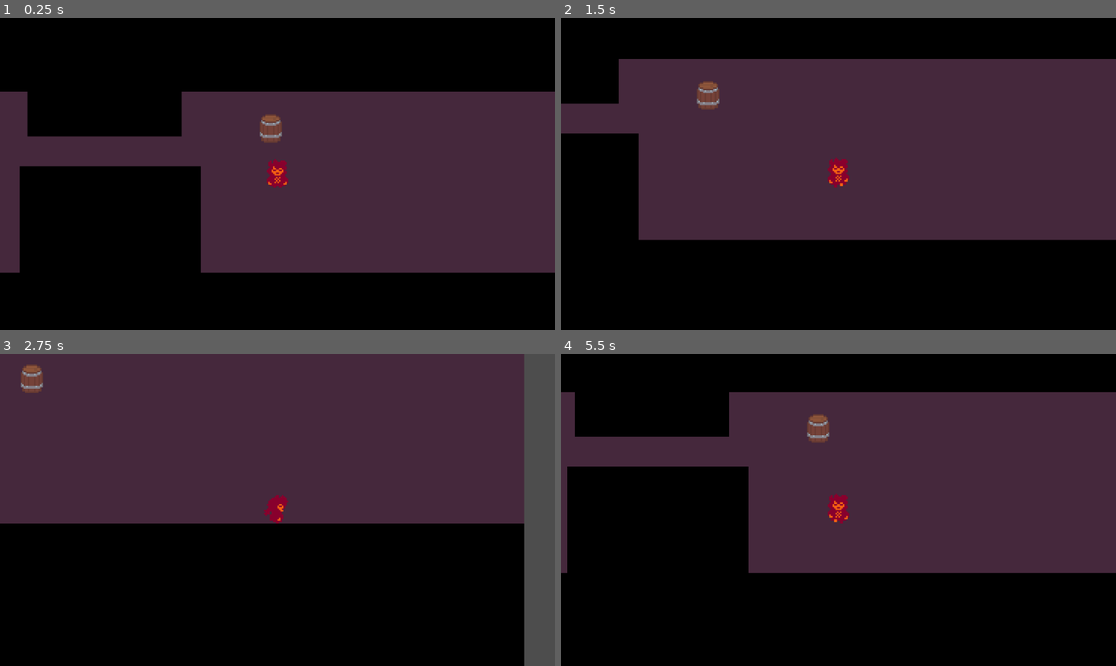
Above: before the commit, frames 1-4 (two rows, left to right).
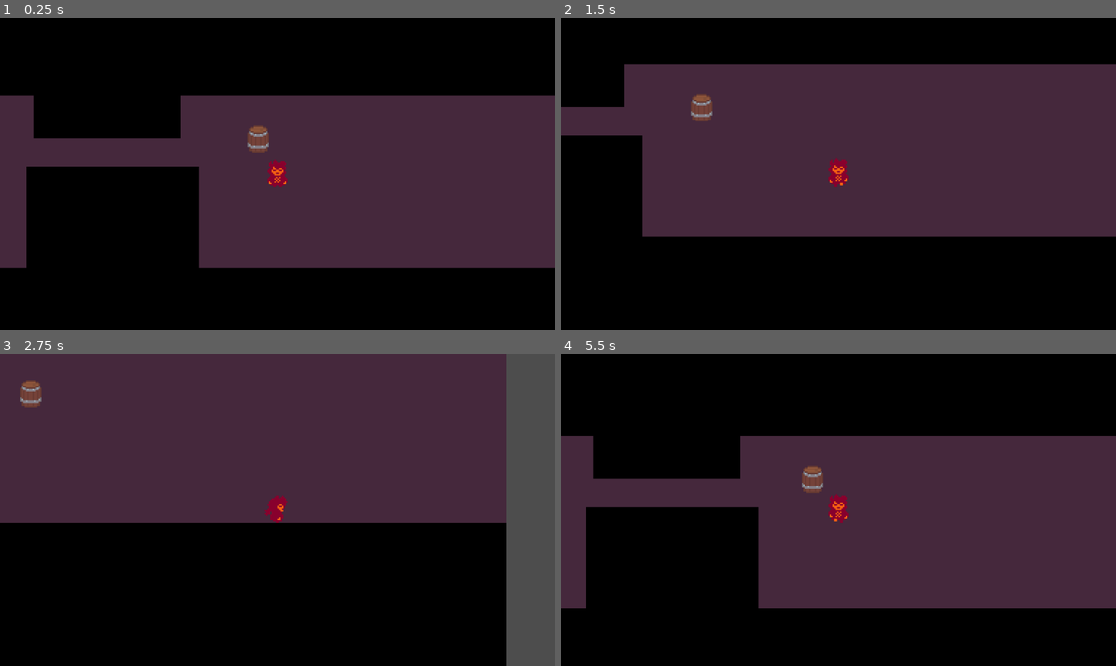
Above: after the commit, the same moments.

Repository: luckesi/elv3s-test
Game: Godot game, scene res://scenes/levels/game.tscn
The game is run twice, just before and just after one commit, with the same random seed, the same clock (stepped at 60 frames per second) and the same inputs. The project has no main scene, so this scene is started directly.
Inputs:
- Up to frame 1 (0.25 s): no input
- Up to frame 2 (1.5 s): tap Enter at 0.5 s; hold Right (ui_right) 0.53-1.28 s; hold Down (ui_down) from 1.28 s (still down)
- Up to frame 3 (2.75 s): release Down (ui_down) at 2.03 s; hold Right (ui_right) from 2.03 s (still down)
- Up to frame 4 (5.5 s): release Right (ui_right) at 2.78 s; hold Up (ui_up) 2.78-3.53 s; hold Left (ui_left) 3.53-5.03 s; hold Down (ui_down) from 5.03 s (still down)

The runs differ from the first frame. In frame 1, 3.5% of the frame differs, in the area x 0-100%, y 23-82%; in frame 2, 3.8%; in frame 3, 3.9%; in frame 4, 25%, in the area x 0-100%, y 12-82%.

Commit message:
feat: trying to push object by other ways

Diff:
--- a/project.godot
+++ b/project.godot
@@ -13,6 +13,14 @@
 config/name="elv3stest"
 config/features=PackedStringArray("4.5", "Forward Plus")
 config/icon="res://icon.svg"
+
+[autoload]
+
+MainCharacter="*res://scenes/characters/carrie.tscn"
+
+[global_group]
+
+pushables_objects=""
 
 [input]
 
--- a/scenes/characters/carrie.tscn
+++ b/scenes/characters/carrie.tscn
@@ -75,6 +75,7 @@
 [sub_resource type="Animation" id="Animation_xjybu"]
 resource_name = "walkBACK"
 length = 0.8
+loop_mode = 1
 step = 0.1
 tracks/0/type = "value"
 tracks/0/imported = false
@@ -139,6 +140,9 @@
 [sub_resource type="RectangleShape2D" id="RectangleShape2D_t2cx1"]
 size = Vector2(12, 15)
 
+[sub_resource type="RectangleShape2D" id="RectangleShape2D_5cmg4"]
+size = Vector2(14, 18)
+
 [node name="Carrie" type="CharacterBody2D"]
 script = ExtResource("1_5cmg4")
 
@@ -156,5 +160,16 @@
 position = Vector2(0, 1.5)
 shape = SubResource("RectangleShape2D_t2cx1")
 
+[node name="HitBox" type="Area2D" parent="." groups=["player"]]
+collision_mask = 2
+
+[node name="HitBoxCollision" type="CollisionShape2D" parent="HitBox"]
+position = Vector2(0, 1)
+shape = SubResource("RectangleShape2D_5cmg4")
+debug_color = Color(0.5372549, 0.42352942, 0.96862745, 0.3019608)
+
 [node name="Camera2D" type="Camera2D" parent="."]
-zoom = Vector2(3.11, 3.11)
+zoom = Vector2(2.96, 2.96)
+
+[connection signal="area_entered" from="HitBox" to="." method="_on_push_objects_area_entered"]
+[connection signal="area_exited" from="HitBox" to="." method="_on_hit_box_area_exited"]
--- a/scenes/characters/carrie_2.tscn
+++ b/scenes/characters/carrie_2.tscn
@@ -165,7 +165,7 @@
 [sub_resource type="RectangleShape2D" id="RectangleShape2D_kyhgc"]
 size = Vector2(12, 18)
 
-[node name="Carrie2" type="CharacterBody2D"]
+[node name="AAAA" type="CharacterBody2D"]
 script = ExtResource("1_faaef")
 
 [node name="AnimatedSprite2D" type="AnimatedSprite2D" parent="."]
--- a/scenes/levels/game.tscn
+++ b/scenes/levels/game.tscn
@@ -1,22 +1,20 @@
-[gd_scene load_steps=4 format=3 uid="uid://cqelbkdwfo5v6"]
+[gd_scene load_steps=3 format=3 uid="uid://cqelbkdwfo5v6"]
 
 [ext_resource type="Texture2D" uid="uid://c3f61lly366pf" path="res://assets/backgrounds/background.png" id="1_e6yxx"]
-[ext_resource type="PackedScene" uid="uid://bea6glkb6gw8i" path="res://scenes/characters/carrie.tscn" id="2_eqihu"]
 [ext_resource type="PackedScene" uid="uid://d3ken32fyx5va" path="res://scenes/objects/barril.tscn" id="3_61jgc"]
 
 [node name="Game" type="Node2D"]
+z_index = -1
 
 [node name="Background" type="StaticBody2D" parent="."]
 
 [node name="CollisionPolygon2D" type="CollisionPolygon2D" parent="Background"]
+light_mask = 7
+visibility_layer = 7
 polygon = PackedVector2Array(-320, -55, -171, -55, -171, -25, -68, -25, -68, -55, 320, -55, 320, 66, -55, 66, -55, -5, -176, -5, -176, 66, -320, 66, -320, -55, -465, 56, -390, 256, 0, 342, 467, 181, 469, -193, 295, -203, -337, -198, -437, -119)
 
 [node name="Sprite2D" type="Sprite2D" parent="Background"]
 texture = ExtResource("1_e6yxx")
 
-[node name="Carrie" parent="." instance=ExtResource("2_eqihu")]
-position = Vector2(-4, 0)
-collision_layer = 2
-
 [node name="Barril" parent="." instance=ExtResource("3_61jgc")]
-position = Vector2(-9, -32)
+position = Vector2(-14, -26)
--- /dev/null
+++ b/scenes/objects/ObjectBase.tscn
@@ -0,0 +1,35 @@
+[gd_scene load_steps=4 format=3 uid="uid://dyl7puclxe2qq"]
+
+[ext_resource type="Script" uid="uid://yxtone7227ow" path="res://scripts/objects/object_base.gd" id="1_3kb4a"]
+[ext_resource type="Texture2D" uid="uid://3jox67j48qep" path="res://assets/objects/obj_barrel01.png" id="1_xk5oq"]
+
+[sub_resource type="CapsuleShape2D" id="CapsuleShape2D_xk5oq"]
+radius = 6.0
+height = 18.0
+
+[node name="ObjectBase" type="Area2D"]
+script = ExtResource("1_3kb4a")
+
+[node name="Sprite2D" type="Sprite2D" parent="."]
+texture = ExtResource("1_xk5oq")
+
+[node name="CollisionShape2D" type="CollisionShape2D" parent="."]
+light_mask = 3
+visibility_layer = 3
+position = Vector2(0, 1)
+shape = SubResource("CapsuleShape2D_xk5oq")
+
+[node name="RightRay" type="RayCast2D" parent="."]
+rotation = 1.5707964
+target_position = Vector2(-4.371139e-07, 10)
+
+[node name="LeftRay" type="RayCast2D" parent="."]
+rotation = -1.5707964
+target_position = Vector2(-4.371139e-07, 10)
+
+[node name="UpRay" type="RayCast2D" parent="."]
+rotation = -3.1415925
+target_position = Vector2(9.616506e-07, 11)
+
+[node name="DownRay" type="RayCast2D" parent="."]
+target_position = Vector2(3.0994415e-06, 13)
--- a/scenes/objects/barril.tscn
+++ b/scenes/objects/barril.tscn
@@ -1,17 +1,34 @@
-[gd_scene load_steps=4 format=3 uid="uid://d3ken32fyx5va"]
+[gd_scene load_steps=5 format=3 uid="uid://d3ken32fyx5va"]
 
 [ext_resource type="Texture2D" uid="uid://3jox67j48qep" path="res://assets/objects/obj_barrel01.png" id="1_adoy6"]
 [ext_resource type="Script" uid="uid://dyker2s7tx5ix" path="res://scripts/objects/barril.gd" id="1_c5ogq"]
 
 [sub_resource type="RectangleShape2D" id="RectangleShape2D_adoy6"]
-size = Vector2(15, 19)
+size = Vector2(6, 7)
+
+[sub_resource type="RectangleShape2D" id="RectangleShape2D_c5ogq"]
+size = Vector2(17, 21)
 
 [node name="Barril" type="CharacterBody2D"]
+collision_layer = 0
+collision_mask = 0
 script = ExtResource("1_c5ogq")
 
 [node name="Sprite2D" type="Sprite2D" parent="."]
 texture = ExtResource("1_adoy6")
 
 [node name="CollisionShape2D" type="CollisionShape2D" parent="."]
+position = Vector2(0, 1.5)
+shape = SubResource("RectangleShape2D_adoy6")
+
+[node name="HitboxArea2D" type="Area2D" parent="." groups=["pushables_objects"]]
+collision_layer = 2
+collision_mask = 0
+
+[node name="HitboxCollision" type="CollisionShape2D" parent="HitboxArea2D"]
 position = Vector2(0.5, 1.5)
-shape = SubResource("RectangleShape2D_adoy6")
+shape = SubResource("RectangleShape2D_c5ogq")
+debug_color = Color(0.94509804, 0.03137255, 0.5803922, 0.21568628)
+
+[connection signal="area_entered" from="HitboxArea2D" to="." method="_on_hitbox_area_2d_area_entered"]
+[connection signal="area_exited" from="HitboxArea2D" to="." method="_on_hitbox_area_2d_area_exited"]
--- a/scripts/characters/carrie.gd
+++ b/scripts/characters/carrie.gd
@@ -4,7 +4,7 @@
 @onready var texture: Sprite2D = $Texture
 @export_category("Player Stats")
 @export var SPEED: float = 110
-var push_force: float = 0.75
+var push_force: float = 2.75
 var is_pushing: bool = false
 
 #Variável da direção
@@ -12,7 +12,7 @@
 
 #Função da física
 func _physics_process(_delta: float) -> void:
-	move ()
+	move()
 	animate()
 	is_pushing = false
 
@@ -20,13 +20,11 @@
 func move () -> void:
 	var direction: Vector2 = Input.get_vector("ui_left", "ui_right", "ui_up", "ui_down")
 	velocity = direction * SPEED
-	_push_objects()
 	move_and_slide ()
 
 #Função da empurrada
 func _push_objects():
 	var lastCollision = get_last_slide_collision()
-
 	if lastCollision:
 		var collider = lastCollision.get_collider()
 
@@ -83,3 +81,18 @@
 		if current_dir == "down":
 			animation.play("idleFRONT")
 			texture.flip_h = false
+
+
+func _on_push_objects_area_entered(area: Area2D) -> void:
+	print("PLAYER HITBOX: " , area)
+
+	if area.is_in_group("pushables_objects"):
+		SPEED = 50
+		var object = area.get_parent()
+		if object.has_method("on_push"):
+			object.on_push(push_force)
+
+
+func _on_hit_box_area_exited(area: Area2D) -> void:
+	if area.is_in_group("pushables_objects"):
+		pass
--- a/scripts/objects/barril.gd
+++ b/scripts/objects/barril.gd
@@ -1,12 +1,18 @@
 extends CharacterBody2D
+
+var object_weight:float = 80 # pra mudar a velocidade de empurrar de acordo com o peso do objeto
+
 func _pyshics_process(_delta: float) -> void:
-	if velocity.x:
-		velocity.x *= 0.995
+	pass
 
-	if velocity.y:
-		velocity.y *= 0.995
 
-	if velocity.y and velocity.x:
-		velocity.x *= 0.995
-		velocity.x *= 0.995
+func _on_hitbox_area_2d_area_entered(area: Area2D) -> void:
+	print("OBJECTO HITBOX: ",area)
+
+
+func _on_hitbox_area_2d_area_exited(_area: Area2D) -> void:
+	velocity = Vector2.ZERO
+
+func on_push(push_force: int):
+	velocity = (MainCharacter.velocity * push_force )
 	move_and_slide()
--- /dev/null
+++ b/scripts/objects/object_base.gd
@@ -0,0 +1,9 @@
+extends Area2D
+
+@onready var right_ray: RayCast2D = $RightRay
+@onready var left_ray: RayCast2D = $LeftRay
+@onready var up_ray: RayCast2D = $UpRay
+@onready var down_ray: RayCast2D = $DownRay
+
+func _physics_process(_delta: float) -> void:
+	pass
Not shown: 1 places in scenes/characters/carrie.tscn that only renumber resources
Not shown, added: scripts/objects/object_base.gd.uid
